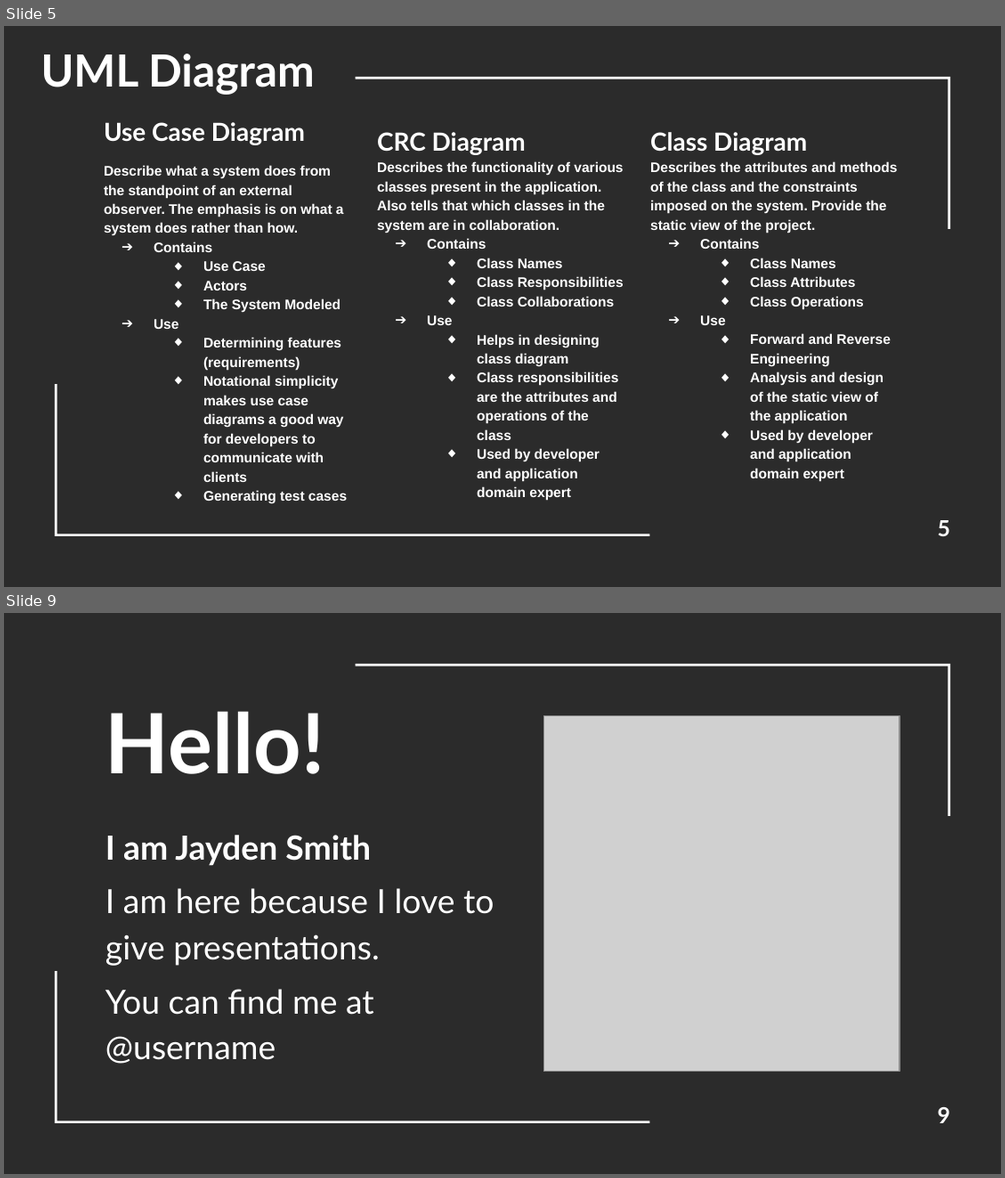
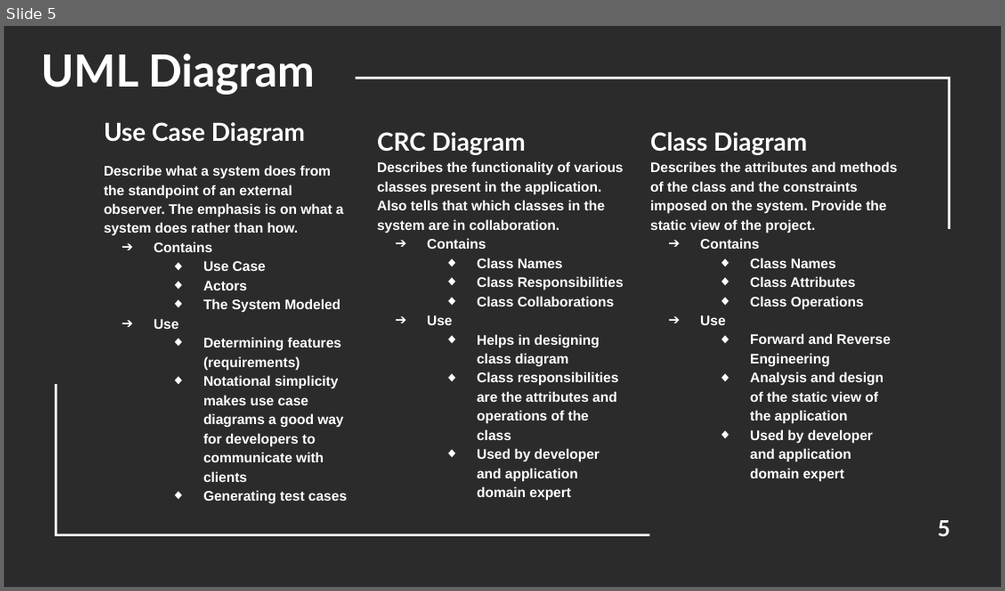
Before and after one commit to divy3011/AkAAD, a slide deck: Media Player.pptx. Shown one above the other, each under a label of ours: slides 5 and 9 before the commit, slide 5 after it; the slides between them are not shown. The pictures are 1005x1178 and 1005x591 pixels, drawn with LibreOffice and Linux fonts; fonts in the diff are those of the drawing; grey boxes stand for pictures; background and template pictures are left out; a plain dark background stands for a picture behind light text. Boxes give left, top, right and bottom in pixels: in the first picture for what was removed or moved away, otherwise in the second. Text is boxed around its words. In the diff, an @@ line names an element or a change of style, - is before the commit and + after.

```diff
--- a/Media Player.pptx
+++ b/Media Player.pptx
@@ slide 9 removed at (4, 613, 1001, 1174), background picture (left out); not listed: 2 template elements that a slide beside it also shows @@
@@ title removed at (105, 711, 324, 774) @@
-Hello!
@@ picture removed at (543, 715, 899, 1071) @@
@@ subtitle removed at (105, 835, 494, 1063) @@
-I am Jayden Smith
-I am here because I love to give presentations.
-You can find me at @username
@@ page number removed at (938, 1107, 950, 1123) @@
-9
```
Also in this commit, not shown: 3 slides changed, 7 slides added, 23 other slides removed.
